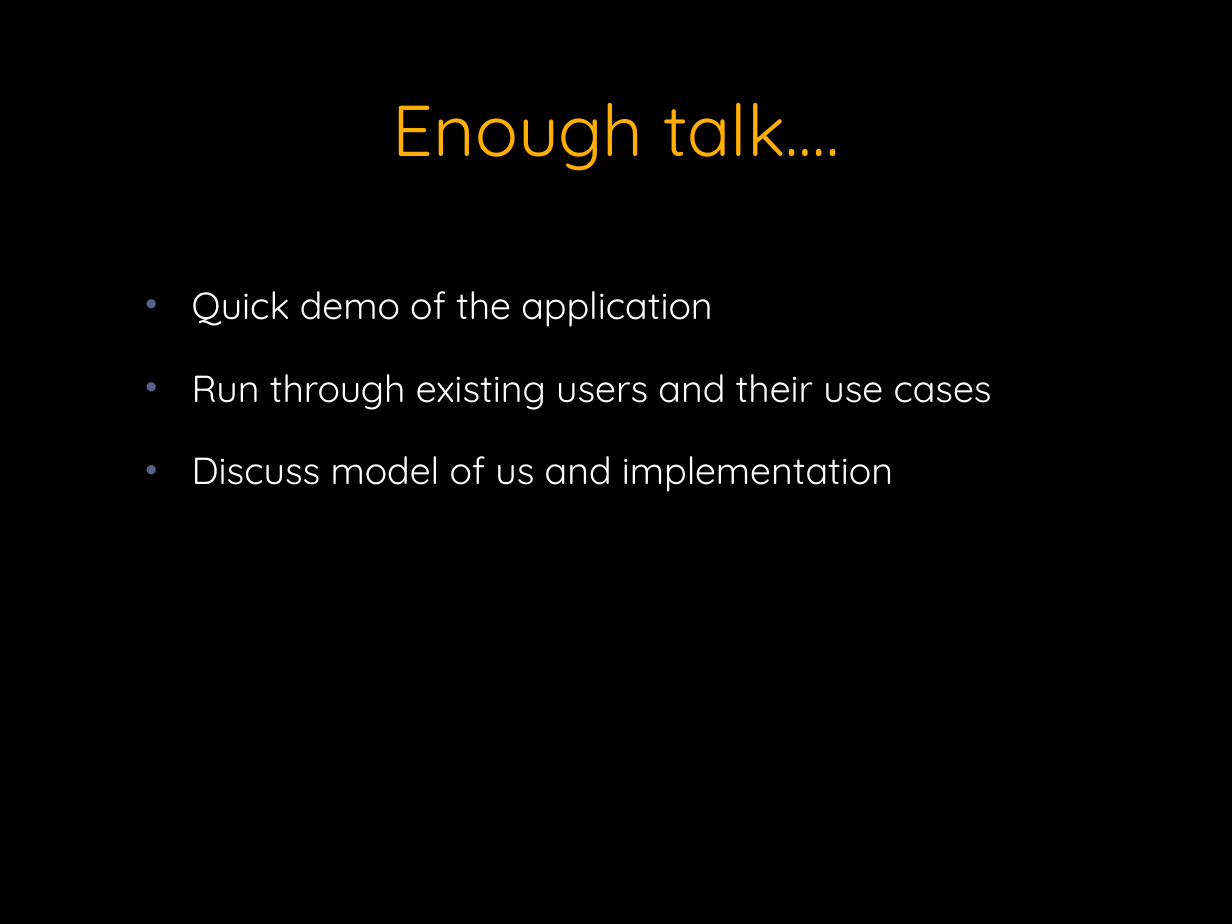
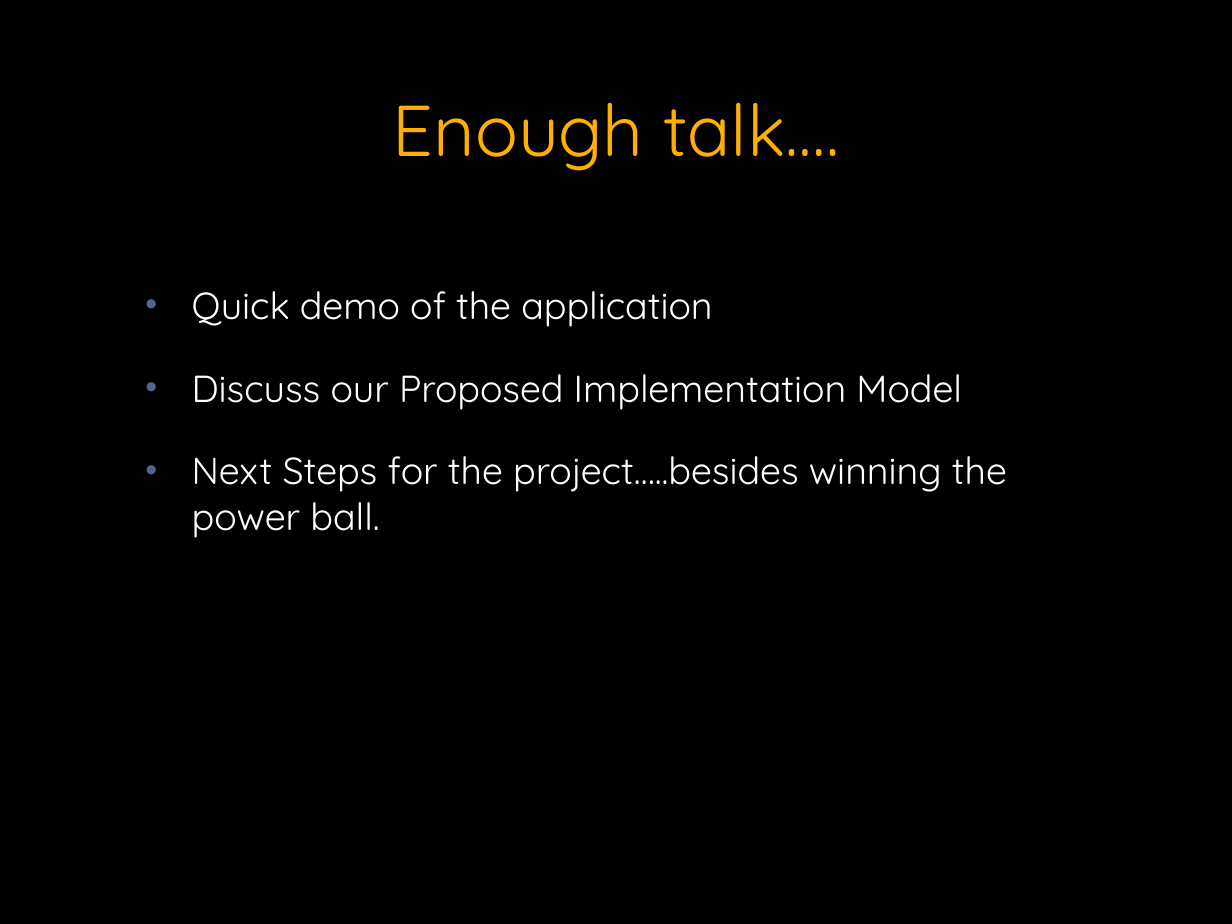
Before and after one commit to kevinrobinson/teachcom, a slide deck: slide 7 of doc/teachercom_presentation.pptx (slide 6 before the commit). Drawn at 1232x924 pixels with LibreOffice and Linux fonts; fonts in the diff are those of the drawing; background and template pictures are left out. Boxes give left, top, right and bottom in pixels: in the first picture for what was removed or moved away, otherwise in the second. Text is boxed around its words. In the diff, an @@ line names an element or a change of style, - is before the commit and + after.

```diff
--- a/doc/teachercom_presentation.pptx
+++ b/doc/teachercom_presentation.pptx
@@ text at (192, 374, 1007, 538): text changed @@
-• Run through existing users and their use cases
-• Discuss model of us and implementation
+• Discuss our Proposed Implementation Model
+• Next Steps for the project…..besides winning the power ball.
```
Also in this commit, not shown: 2 other slides changed, 1 slide added.
